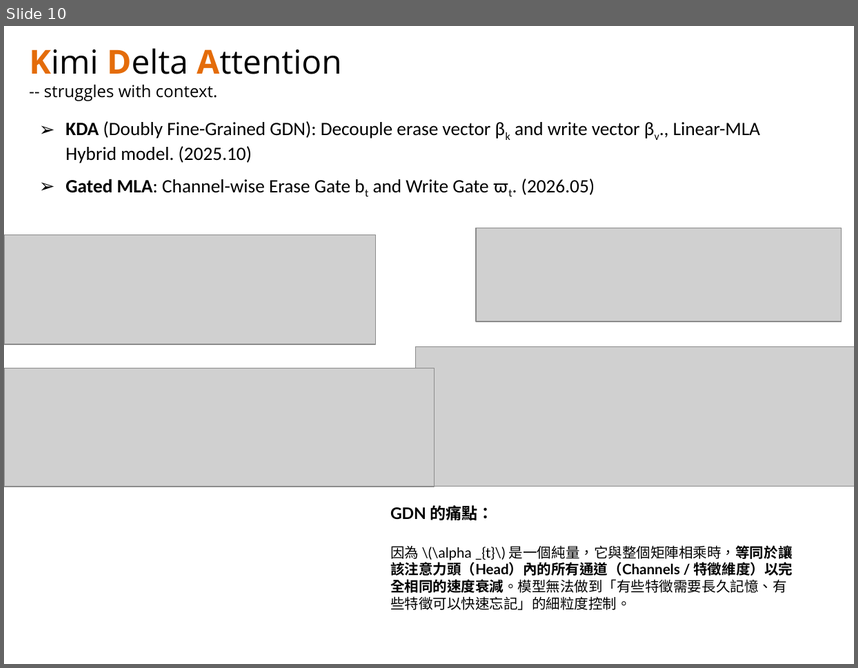
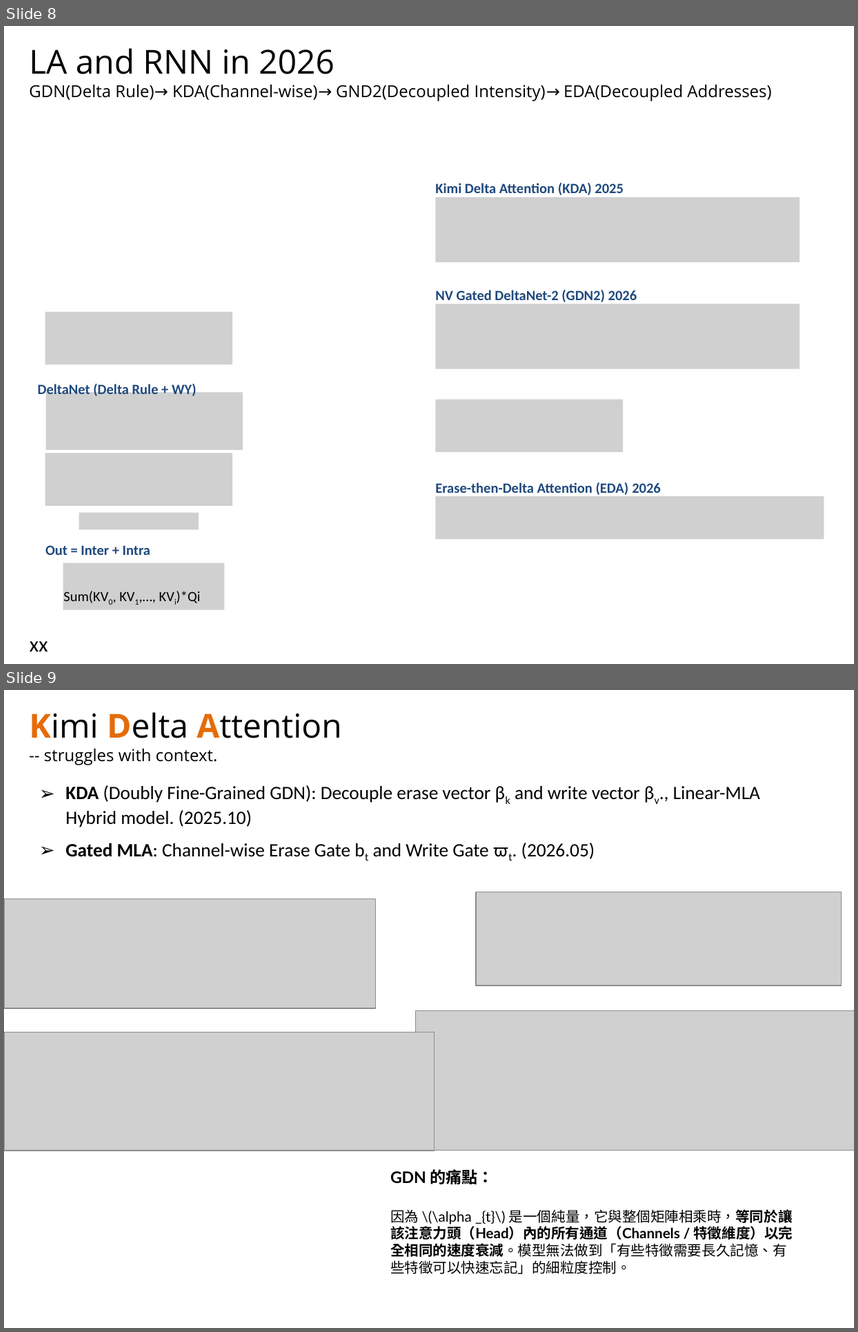
Before and after one commit to navibator/crazy-ai, a slide deck: temp.pptx. Shown one above the other, each under a label of ours: slide 10 before the commit, slides 8 and 9 after it. The pictures are 858x668 and 858x1332 pixels, drawn with LibreOffice and Linux fonts; fonts in the diff are those of the drawing; grey boxes stand for pictures. Boxes give left, top, right and bottom in pixels: in the first picture for what was removed or moved away, otherwise in the second. Text is boxed around its words. In the diff, an @@ line names an element or a change of style, - is before the commit and + after.

```diff
--- a/temp.pptx
+++ b/temp.pptx
@@ slide 8 added at box(4, 26, 854, 664), background #FFFFFF @@
@@ text added at box(29, 48, 771, 101), 14 pt, text #000000 @@
+LA and RNN in 2026
+GDN(Delta Rule)→ KDA(Channel-wise)→ GND2(Decoupled Intensity)→ EDA(Decoupled Addresses)
@@ text added at box(435, 183, 624, 195), 12 pt, text #1F497D, bold @@
+Kimi Delta Attention (KDA) 2025
@@ picture added at box(436, 197, 800, 262) @@
@@ text added at box(435, 290, 637, 302), 12 pt, text #1F497D, bold @@
+NV Gated DeltaNet-2 (GDN2) 2026
@@ picture added at box(45, 312, 232, 364) @@
@@ picture added at box(436, 304, 800, 370) @@
@@ text added at box(38, 382, 197, 398), 12 pt, text #1F497D, bold @@
+DeltaNet (Delta Rule + WY)
@@ picture added at box(45, 392, 243, 450) @@
@@ picture added at box(436, 399, 623, 452) @@
@@ picture added at box(45, 452, 232, 506) @@
@@ text added at box(435, 482, 661, 497), 12 pt, text #1F497D, bold @@
+Erase-then-Delta Attention (EDA) 2026
@@ picture added at box(436, 496, 824, 539) @@
@@ picture added at box(79, 512, 199, 529) @@
@@ text added at box(45, 545, 150, 555), 12 pt, text #1F497D, bold @@
+Out = Inter + Intra
@@ picture added at box(63, 562, 224, 609) @@
@@ text added at box(63, 590, 201, 603), 12 pt, text #000000 @@
+Sum(KV0, KV1,…, KVi)*Qi
@@ text added at box(30, 641, 48, 651), 18 pt, text #000000 @@
+xx
@@ what was slide 10 is now slide 9 @@
```
Also in this commit, not shown: 5 slides changed, 2 slides removed.
